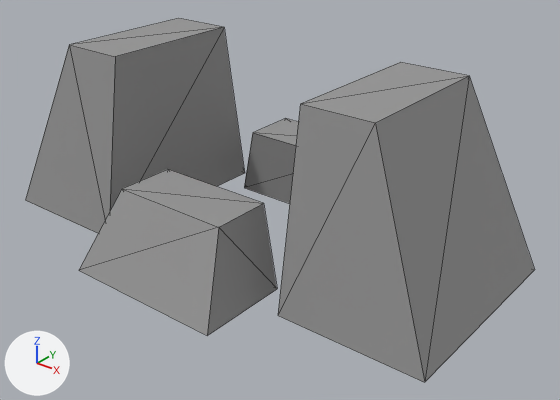
The OBJ model Assets/Art/Nova1492/GXConverted/Models/UnitParts/Accessories/datan_common_AcpUnique03_827bcc99.obj as it was, and as the next commit left it.
One viewpoint serves both versions: a camera (50 mm lens) standing at (1.01, -0.913, 0.834) and looking at (0.058, 0.276, 0.097). The lights are fixed; the arrows at lower left show +X, +Y and +Z. The older version comes first. Mesh edges are drawn as thin lines. Where no turn or scale is listed for an object, it has been applied to the vertices.

The first picture shows 'datan_common_AcpUnique03_827bcc99'.
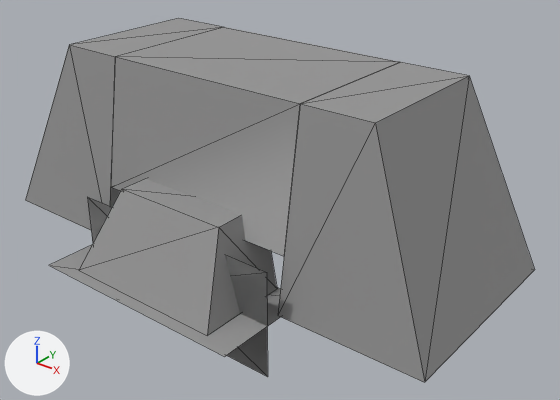
Where the change shows, as pixel boxes [x1, y1, x2, y2] in the pictures (560 x 400 px):
'datan_common_AcpUnique03_827bcc99_mesh01', added: after [111, 27, 399, 256]
'datan_common_AcpUnique03_827bcc99_mesh02', added: after [49, 197, 281, 377]

Patch to the scene script:
```diff
--- a/Assets/Art/Nova1492/GXConverted/Models/UnitParts/Accessories/datan_common_AcpUnique03_827bcc99.obj.py
+++ b/Assets/Art/Nova1492/GXConverted/Models/UnitParts/Accessories/datan_common_AcpUnique03_827bcc99.obj.py
@@ me_datan_common_acpunique03_827bcc99_mesh02 @@
+me_datan_common_acpunique03_827bcc99_mesh02.from_pydata(...)  # 8 vertices, 6 faces; spans x -0.249..0.249, y -0.116..0.116, z -0.116..0.116
+me_datan_common_acpunique03_827bcc99_mesh02.materials.append(mat_datan_common_acpunique03_827bcc99)  # picture img_datan_common_acpunique03_827bcc99_tga
@@ me_datan_common_acpunique03_827bcc99_mesh01 @@
+me_datan_common_acpunique03_827bcc99_mesh01.from_pydata(...)  # 8 vertices, 8 faces; spans x -0.241..0.242, y 0.059..0.483, z 0.12..0.401
+me_datan_common_acpunique03_827bcc99_mesh01.materials.append(mat_datan_common_acpunique03_827bcc99)  # picture img_datan_common_acpunique03_827bcc99_tga
@@ ob_datan_common_acpunique03_827bcc99_mesh02 @@
+ob_datan_common_acpunique03_827bcc99_mesh02 = bpy.data.objects.new('datan_common_AcpUnique03_827bcc99_mesh02', me_datan_common_acpunique03_827bcc99_mesh02)
+ob_datan_common_acpunique03_827bcc99_mesh02.location = (0.0, 0.0, 0.0)
@@ ob_datan_common_acpunique03_827bcc99_mesh01 @@
+ob_datan_common_acpunique03_827bcc99_mesh01 = bpy.data.objects.new('datan_common_AcpUnique03_827bcc99_mesh01', me_datan_common_acpunique03_827bcc99_mesh01)
+ob_datan_common_acpunique03_827bcc99_mesh01.location = (0.0, 0.0, 0.0)
```
